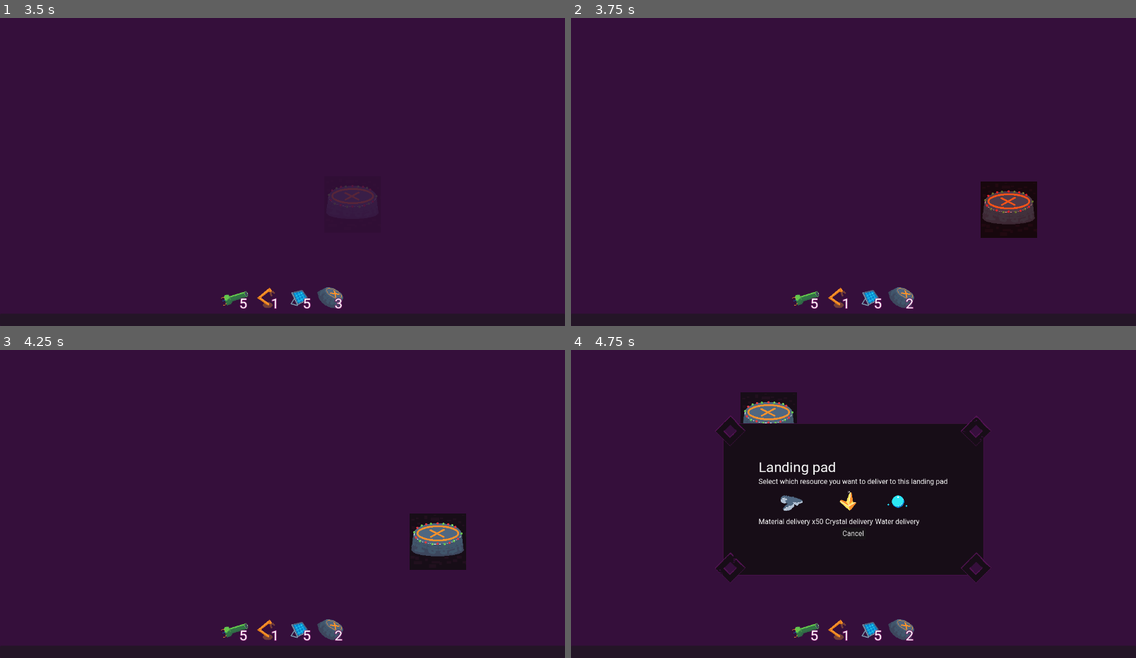
Above: before the commit, frames 1-4 (two rows, left to right).
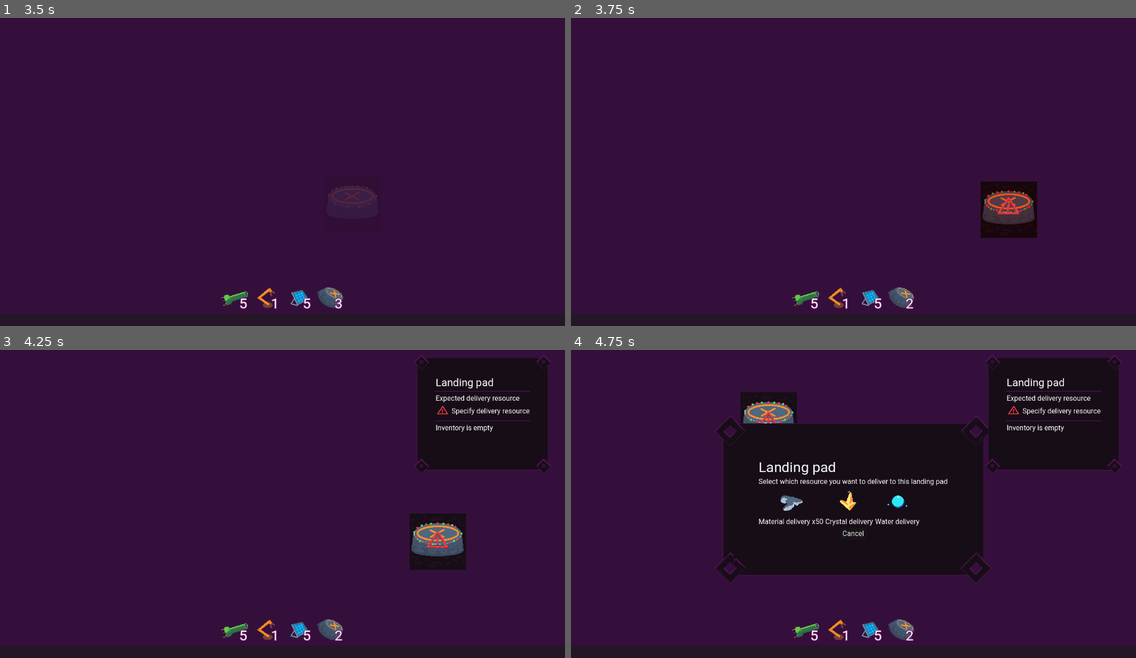
Above: after the commit, the same moments.

Repository: EdShel/StellarConstructor
Game: Godot game, scene res://objects/game.tscn
The game is run twice, just before and just after one commit, with the same random seed, the same clock (stepped at 60 frames per second) and the same inputs.
Inputs (mouse positions are in pixels of both pictures, inside the frame that each line leads up to):
- Up to frame 1 (3.5 s): tap Enter at 0.5, 2 s; drag from (237, 298) to (339, 98) at 0.52 s; tap Space at 1.25, 2.75 s; drag from (265, 298) to (350, 205) at 1.27 s; move the mouse to (299, 298) at 2.02 s; click (299, 298) at 2.17 s; drag from (327, 298) to (350, 175) at 2.77 s
- Up to frame 2 (3.75 s): tap Enter at 3.5 s; move the mouse to (1023, 215) at 3.52 s; click (1023, 215) at 3.67 s
- Up to frame 3 (4.25 s): tap Escape at 4.15 s
- Up to frame 4 (4.75 s): drag from (1011, 540) to (768, 420) at 4.27 s

Frame 1 is identical in both runs. In frame 2, less than 0.1% of the frame differs, in the area x 75-80%, y 58-64%; in frame 3, 8.3%, in the area x 73-98%, y 1-65%; in frame 4, 8.3%.

Commit message:
Basic tooltip for landing pad

Diff:
--- a/objects/build_grid/ghost.gd
+++ b/objects/build_grid/ghost.gd
@@ -11,7 +11,7 @@
 func _ready() -> void:
 	pass # Replace with function body.
 
-func _process(delta: float) -> void:
+func _process(_delta: float) -> void:
 	if collisions_count > 0:
 		modulate = badColor
 	else:
@@ -48,10 +48,10 @@
 	%CollisionShape2D.shape.size = sprite.region.size - Vector2(2 * collision_safe_padding_pixels, 2 * collision_safe_padding_pixels)
 	%PistonSourceScanners.set_monitoring_enabled(item_type == "piston")
 
-func _on_area_2d_area_entered(area: Area2D) -> void:
+func _on_area_2d_area_entered(_area: Area2D) -> void:
 	collisions_count += 1
 
-func _on_area_2d_area_exited(area: Area2D) -> void:
+func _on_area_2d_area_exited(_area: Area2D) -> void:
 	collisions_count -= 1
 
 func _on_piston_source_scanners_direction_change_needed(direction: Piston.Direction) -> void:
--- a/objects/builds/landing_pad.gd
+++ b/objects/builds/landing_pad.gd
@@ -1,8 +1,28 @@
 extends Node2D
+class_name LandingPad
 
 var inventory: Inventory = Inventory.new([])
 
-var recipe: Dictionary = {}
+var _recipe: Dictionary = {}
+var recipe: Dictionary:
+	get: return _recipe
+	set(value): update_recipe(value)
+
+var no_recipe: Node2D = null
+
+func _ready() -> void:
+	update_recipe(recipe)
+
+func update_recipe(new_recipe: Dictionary) -> void:
+	_recipe = new_recipe
+	if !_recipe and !no_recipe:
+		no_recipe = preload("res://objects/builds/utilities/warning.tscn").instantiate()
+		add_child(no_recipe)
+		return
+	if _recipe and no_recipe:
+		no_recipe.queue_free()
+		no_recipe = null
+		return
 
 func get_item_to_shoot() -> String:
 	if recipe.is_empty():
--- a/objects/builds/utilities/build_collider.gd
+++ b/objects/builds/utilities/build_collider.gd
@@ -8,9 +8,17 @@
 	bbox.size = Vector2(cell_size * 64, cell_size * 64)
 	%CollisionShape2D.shape = bbox
 
-func _on_input_event(viewport: Node, event: InputEvent, shape_idx: int) -> void:
+func _on_input_event(_viewport: Node, event: InputEvent, _shape_idx: int) -> void:
 	if event is InputEventMouseButton and event.pressed and event.button_index == MOUSE_BUTTON_RIGHT:
 		get_parent().queue_free()
 		SC.increase_inventory_item.emit(item_type, 1)
 	elif event is InputEventMouseButton and event.pressed and event.button_index == MOUSE_BUTTON_LEFT:
 		SC.open_build.emit(item_type, get_parent())
+
+
+func _on_mouse_entered() -> void:
+	SC.show_build_tooltip.emit(item_type, get_parent())
+
+
+func _on_mouse_exited() -> void:
+	SC.hide_build_tooltip.emit(item_type, get_parent())
--- a/objects/builds/utilities/build_collider.tscn
+++ b/objects/builds/utilities/build_collider.tscn
@@ -10,3 +10,5 @@
 unique_name_in_owner = true
 
 [connection signal="input_event" from="." to="." method="_on_input_event"]
+[connection signal="mouse_entered" from="." to="." method="_on_mouse_entered"]
+[connection signal="mouse_exited" from="." to="." method="_on_mouse_exited"]
--- a/objects/game.tscn
+++ b/objects/game.tscn
@@ -6,6 +6,7 @@
 [ext_resource type="PackedScene" uid="uid://csmg87yqk0t47" path="res://objects/ui/toolbar/toolbar.tscn" id="4_ot15t"]
 [ext_resource type="PackedScene" uid="uid://dwjelvpqhhdju" path="res://objects/ui/power_indicator/power_indicator.tscn" id="5_s0rco"]
 [ext_resource type="PackedScene" uid="uid://c3wsqsjek417k" path="res://objects/ui/build_manager/build_manager.tscn" id="6_76ayv"]
+[ext_resource type="PackedScene" uid="uid://b0y7cwbq2t5ty" path="res://objects/ui/build_tooltips/build_tooltip_manager.tscn" id="7_wkbhf"]
 
 [node name="Game" type="Node2D"]
 script = ExtResource("1_86h5b")
@@ -37,3 +38,10 @@
 layout_mode = 2
 
 [node name="BuildManager" parent="GameUI" instance=ExtResource("6_76ayv")]
+
+[node name="BuildTooltipManager" parent="GameUI" instance=ExtResource("7_wkbhf")]
+anchors_preset = 1
+anchor_left = 1.0
+anchor_bottom = 0.0
+grow_horizontal = 0
+grow_vertical = 1
--- a/objects/sc.gd
+++ b/objects/sc.gd
@@ -17,6 +17,9 @@
 
 signal open_build(item_type: String, node: Node2D)
 
+signal show_build_tooltip(item_type: String, node: Node2D)
+signal hide_build_tooltip(item_type: String, node: Node2D)
+
 func set_game(new_game: Game) -> void:
 	game = new_game
 	if new_game:
--- a/objects/ui/build_manager/base_popup.gd
+++ b/objects/ui/build_manager/base_popup.gd
@@ -10,4 +10,4 @@
 	if event is InputEventKey:
 		if event.keycode == KEY_ESCAPE:
 			closed.emit({})
-			accept_event()
+			get_viewport().set_input_as_handled()
--- /dev/null
+++ b/objects/ui/build_tooltips/base_tooltip.tscn
@@ -0,0 +1,28 @@
+[gd_scene load_steps=4 format=3 uid="uid://bc5n2wpdgdgd8"]
+
+[ext_resource type="Texture2D" uid="uid://br4q320hpsopn" path="res://sprites/ui/tooltip_background.png" id="1_viokl"]
+
+[sub_resource type="StyleBoxTexture" id="StyleBoxTexture_0kd2j"]
+texture = ExtResource("1_viokl")
+texture_margin_left = 64.0
+texture_margin_top = 64.0
+texture_margin_right = 64.0
+texture_margin_bottom = 64.0
+
+[sub_resource type="LabelSettings" id="LabelSettings_hog0c"]
+font_size = 24
+
+[node name="BaseTooltip" type="PanelContainer"]
+custom_minimum_size = Vector2(300, 300)
+theme_override_styles/panel = SubResource("StyleBoxTexture_0kd2j")
+
+[node name="VBoxContainer" type="VBoxContainer" parent="."]
+layout_mode = 2
+
+[node name="Label" type="Label" parent="VBoxContainer"]
+layout_mode = 2
+text = "Title"
+label_settings = SubResource("LabelSettings_hog0c")
+
+[node name="HSeparator" type="HSeparator" parent="VBoxContainer"]
+layout_mode = 2
--- /dev/null
+++ b/objects/ui/build_tooltips/build_tooltip_manager.gd
@@ -0,0 +1,39 @@
+extends Control
+
+var active_tooltip_target: Node2D = null
+var active_tooltip_control: Control = null
+
+func _ready() -> void:
+	SC.show_build_tooltip.connect(handle_show_build_tooltip)
+	SC.hide_build_tooltip.connect(handle_hide_build_tooltip)
+
+func _process(_delta: float) -> void:
+	if active_tooltip_target and not is_instance_valid(active_tooltip_target):
+		clear_current_tooltip()
+
+func handle_show_build_tooltip(item_type: String, node: Node2D) -> void:
+	if node == active_tooltip_target:
+		return
+
+	if active_tooltip_target:
+		clear_current_tooltip()
+
+
+	if item_type == "landing_pad":
+		active_tooltip_control = preload("res://objects/ui/build_tooltips/landing_pad_build_tooltip.tscn").instantiate()
+		active_tooltip_control.landing_pad = node
+
+	if not active_tooltip_control:
+		return
+
+	active_tooltip_target = node
+	add_child(active_tooltip_control)
+
+func clear_current_tooltip() -> void:
+	active_tooltip_control.queue_free()
+	active_tooltip_control = null
+	active_tooltip_target = null
+
+func handle_hide_build_tooltip(_item_type: String, node: Node2D) -> void:
+	if node == active_tooltip_target:
+		clear_current_tooltip()
--- /dev/null
+++ b/objects/ui/build_tooltips/build_tooltip_manager.tscn
@@ -0,0 +1,14 @@
+[gd_scene load_steps=2 format=3 uid="uid://b0y7cwbq2t5ty"]
+
+[ext_resource type="Script" path="res://objects/ui/build_tooltips/build_tooltip_manager.gd" id="1_7kiw6"]
+
+[node name="BuildTooltipManager" type="MarginContainer"]
+custom_minimum_size = Vector2(300, 0)
+anchors_preset = 15
+anchor_right = 1.0
+anchor_bottom = 1.0
+grow_horizontal = 2
+grow_vertical = 2
+theme_override_constants/margin_top = 16
+theme_override_constants/margin_right = 16
+script = ExtResource("1_7kiw6")
--- /dev/null
+++ b/objects/ui/build_tooltips/inventory/build_inventory.gd
@@ -0,0 +1,27 @@
+extends Control
+
+var inventory: Inventory = null
+
+func _ready() -> void:
+	if !inventory:
+		return
+
+	refresh_inventory(inventory)
+	inventory.changed.connect(func() -> void: refresh_inventory(self.inventory))
+
+
+func refresh_inventory(inventory: Inventory) -> void:
+	for child in %Items.get_children():
+		child.queue_free()
+
+	for item in inventory.items:
+		if item["count"] < 1:
+			continue
+		var i = preload("res://objects/ui/build_tooltips/inventory/build_inventory_item.tscn").instantiate()
+		i.item = item
+		%Items.add_child(i)
+
+	if %Items.get_child_count() > 0:
+		%Label.text = "Inventory"
+	else:
+		%Label.text = "Inventory is empty"
--- /dev/null
+++ b/objects/ui/build_tooltips/inventory/build_inventory.tscn
@@ -0,0 +1,16 @@
+[gd_scene load_steps=2 format=3 uid="uid://dvoy7rycpxh0m"]
+
+[ext_resource type="Script" path="res://objects/ui/build_tooltips/inventory/build_inventory.gd" id="1_3br2u"]
+
+[node name="BuildInventory" type="VBoxContainer"]
+theme_override_constants/separation = 8
+script = ExtResource("1_3br2u")
+
+[node name="Label" type="Label" parent="."]
+unique_name_in_owner = true
+layout_mode = 2
+text = "Inventory"
+
+[node name="Items" type="HBoxContainer" parent="."]
+unique_name_in_owner = true
+layout_mode = 2
--- /dev/null
+++ b/objects/ui/build_tooltips/inventory/build_inventory_item.gd
@@ -0,0 +1,9 @@
+extends Control
+
+var item: Dictionary = {}
+
+func _ready() -> void:
+	if item.is_empty():
+		return
+	%TextureRect.texture = ItemHelper.get_item_icon(item["item"])
+	%Count.text = str(item["count"])
--- /dev/null
+++ b/objects/ui/build_tooltips/inventory/build_inventory_item.tscn
@@ -0,0 +1,34 @@
+[gd_scene load_steps=3 format=3 uid="uid://wbjbd23hmyq7"]
+
+[ext_resource type="Texture2D" uid="uid://b2qcqcgb1fqoc" path="res://sprites/items/ore.tres" id="1_kc4ic"]
+[ext_resource type="Script" path="res://objects/ui/build_tooltips/inventory/build_inventory_item.gd" id="1_lhvn1"]
+
+[node name="BuildInventoryItem" type="Control"]
+custom_minimum_size = Vector2(32, 40)
+layout_mode = 3
+anchors_preset = 0
+script = ExtResource("1_lhvn1")
+
+[node name="TextureRect" type="TextureRect" parent="."]
+unique_name_in_owner = true
+layout_mode = 0
+offset_right = 64.0
+offset_bottom = 64.0
+scale = Vector2(0.5, 0.5)
+texture = ExtResource("1_kc4ic")
+stretch_mode = 2
+
+[node name="Count" type="Label" parent="."]
+unique_name_in_owner = true
+layout_mode = 1
+anchors_preset = 3
+anchor_left = 1.0
+anchor_top = 1.0
+anchor_right = 1.0
+anchor_bottom = 1.0
+offset_left = -25.0
+offset_top = -19.0
+grow_horizontal = 0
+grow_vertical = 0
+text = "0"
+horizontal_alignment = 2
--- /dev/null
+++ b/objects/ui/build_tooltips/landing_pad_build_tooltip.gd
@@ -0,0 +1,15 @@
+extends PanelContainer
+
+var landing_pad: LandingPad = null
+
+func _enter_tree() -> void:
+	if !landing_pad:
+		return
+	if not landing_pad.recipe.is_empty():
+		%RecipeIcon.texture = ItemHelper.get_item_icon(landing_pad.recipe["item_type"])
+		%RecipeName.text = ItemHelper.get_item_name(landing_pad.recipe["item_type"])
+	else:
+		%RecipeIcon.texture = preload("res://sprites/statuses/warning.png")
+		%RecipeName.text = "Specify delivery resource"
+
+	%BuildInventory.inventory = landing_pad.inventory
--- /dev/null
+++ b/objects/ui/build_tooltips/landing_pad_build_tooltip.tscn
@@ -0,0 +1,46 @@
+[gd_scene load_steps=5 format=3 uid="uid://yuhgvk38yl5u"]
+
+[ext_resource type="PackedScene" uid="uid://bc5n2wpdgdgd8" path="res://objects/ui/build_tooltips/base_tooltip.tscn" id="1_ctn1l"]
+[ext_resource type="Script" path="res://objects/ui/build_tooltips/landing_pad_build_tooltip.gd" id="2_p7tq0"]
+[ext_resource type="Texture2D" uid="uid://b2qcqcgb1fqoc" path="res://sprites/items/ore.tres" id="2_qyvsb"]
+[ext_resource type="PackedScene" uid="uid://dvoy7rycpxh0m" path="res://objects/ui/build_tooltips/inventory/build_inventory.tscn" id="3_4vly7"]
+
+[node name="LandingPadBuildTooltip" instance=ExtResource("1_ctn1l")]
+script = ExtResource("2_p7tq0")
+
+[node name="Label" parent="VBoxContainer" index="0"]
+text = "Landing pad"
+
+[node name="VBoxContainer" type="VBoxContainer" parent="VBoxContainer" index="2"]
+layout_mode = 2
+
+[node name="Label" type="Label" parent="VBoxContainer/VBoxContainer" index="0"]
+layout_mode = 2
+text = "Expected delivery resource"
+
+[node name="HBoxContainer" type="HBoxContainer" parent="VBoxContainer/VBoxContainer" index="1"]
+layout_mode = 2
+
+[node name="Control" type="Control" parent="VBoxContainer/VBoxContainer/HBoxContainer" index="0"]
+custom_minimum_size = Vector2(32, 32)
+layout_mode = 2
+
+[node name="RecipeIcon" type="TextureRect" parent="VBoxContainer/VBoxContainer/HBoxContainer/Control" index="0"]
+unique_name_in_owner = true
+layout_mode = 1
+offset_right = 64.0
+offset_bottom = 64.0
+scale = Vector2(0.5, 0.5)
+texture = ExtResource("2_qyvsb")
+
+[node name="RecipeName" type="Label" parent="VBoxContainer/VBoxContainer/HBoxContainer" index="1"]
+unique_name_in_owner = true
+layout_mode = 2
+text = "Minerals"
+
+[node name="HSeparator2" type="HSeparator" parent="VBoxContainer" index="3"]
+layout_mode = 2
+
+[node name="BuildInventory" parent="VBoxContainer" index="4" instance=ExtResource("3_4vly7")]
+unique_name_in_owner = true
+layout_mode = 2
--- a/objects/utilities/inventory.gd
+++ b/objects/utilities/inventory.gd
@@ -1,4 +1,6 @@
 class_name Inventory
+
+signal changed()
 
 var items: Array[Dictionary] = []
 
@@ -24,5 +26,7 @@
 			"item": item,
 			"count": amount,
 		})
+		changed.emit()
 		return
 	entry["count"] += amount
+	changed.emit()
--- a/objects/utilities/item_helper.gd
+++ b/objects/utilities/item_helper.gd
@@ -2,3 +2,12 @@
 
 static func get_item_icon(item: String) -> Texture2D:
 	return load("res://sprites/items/%s.tres" % item)
+
+static func get_item_name(item: String) -> String:
+	if item == "ore":
+		return "Minerals"
+	if item == "crystal":
+		return "Crystals"
+	if item == "water":
+		return "Liquid Hydrogen"
+	return item
--- a/styles/my_theme.tres
+++ b/styles/my_theme.tres
@@ -1,3 +1,7 @@
-[gd_resource type="Theme" format=3 uid="uid://ddbty3fq0rlfj"]
+[gd_resource type="Theme" load_steps=2 format=3 uid="uid://ddbty3fq0rlfj"]
+
+[sub_resource type="StyleBoxLine" id="StyleBoxLine_rpgg4"]
+color = Color(0.32549, 0.0745098, 0.32549, 1)
 
 [resource]
+HSeparator/styles/separator = SubResource("StyleBoxLine_rpgg4")
Not shown: 1 places in objects/game.tscn that only renumber resources
Binary file added: sprites/ui/tooltip_background.png
Not shown, added: sprites/ui/tooltip_background.png.import
